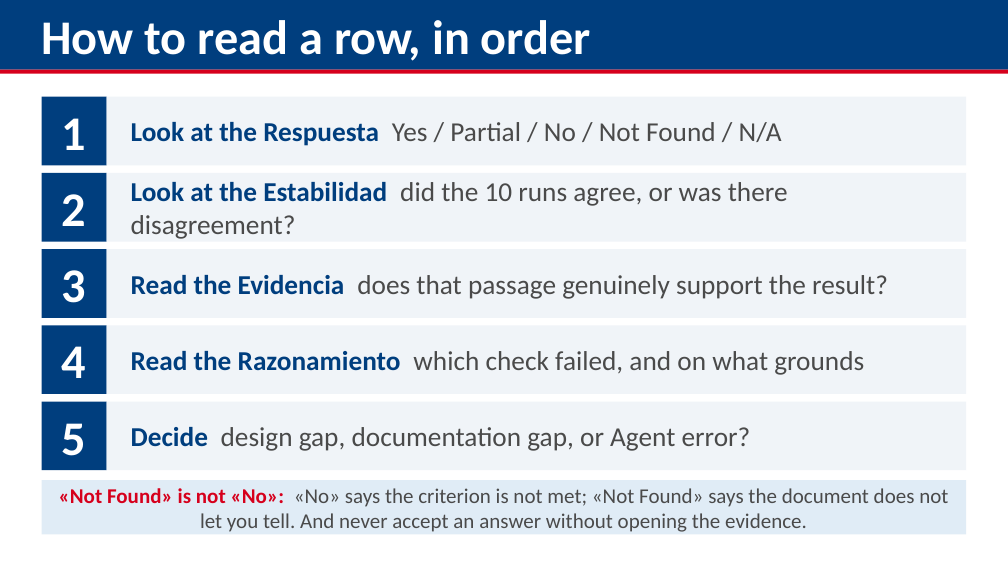
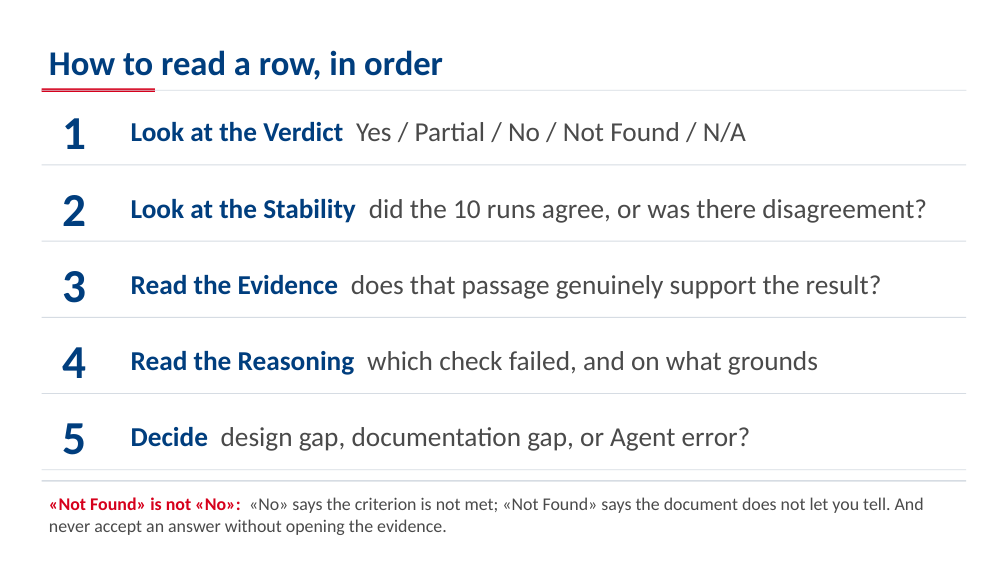
Before and after one commit to aevpsnow6-oss/deploy, a slide deck: slide 28 of presentation/capacitacion_appraisal/ILO_Appraisal_GPT_Training_Ahmed_EN.pptx (slide 23 before the commit). Drawn at 1008x567 pixels with LibreOffice and Linux fonts; fonts in the diff are those of the drawing. Boxes give left, top, right and bottom in pixels: in the first picture for what was removed or moved away, otherwise in the second. Text is boxed around its words. In the diff, an @@ line names an element or a change of style, - is before the commit and + after.

```diff
--- a/presentation/capacitacion_appraisal/ILO_Appraisal_GPT_Training_Ahmed_EN.pptx
+++ b/presentation/capacitacion_appraisal/ILO_Appraisal_GPT_Training_Ahmed_EN.pptx
@@ rectangle removed at <box>0,0,1008,70</box> @@
@@ text "How to read a row, ...": place and size @@
-text "How to read a row, ..." at <box>41,20,591,61</box>
+text "How to read a row, ..." at <box>49,50,443,80</box>
@@ text "How to read a row, ..." at <box>49,50,443,80</box>: size 46 to 33 pt, text colour #FFFFFF to #003E7E @@
@@ rectangle added at <box>42,88,155,91</box>, fill #D6001C @@
@@ rectangle: place and size @@
-rectangle at <box>0,70,1008,74</box>
+rectangle at <box>42,90,966,91</box>
@@ rectangle at <box>42,90,966,91</box>: fill #D6001C to #D6DCE3 @@
@@ rectangle removed at <box>42,97,107,166</box> @@
@@ text at <box>131,122,746,142</box>: text changed @@
-Look at the Respuesta Yes / Partial / No / Not Found / N/A
+Look at the Verdict Yes / Partial / No / Not Found / N/A
@@ rectangle: place and size @@
-rectangle at <box>107,97,966,166</box>
+rectangle at <box>42,165,966,166</box>
@@ rectangle removed at <box>42,173,107,242</box> @@
@@ text at <box>131,199,927,223</box>: text changed @@
-Look at the Estabilidad did the 10 runs agree, or was there disagreement?
+Look at the Stability did the 10 runs agree, or was there disagreement?
@@ rectangle: place and size @@
-rectangle at <box>107,173,966,242</box>
+rectangle at <box>42,240,966,241</box>
@@ rectangle removed at <box>42,250,107,318</box> @@
@@ text at <box>131,275,882,299</box>: text changed @@
-Read the Evidencia does that passage genuinely support the result?
+Read the Evidence does that passage genuinely support the result?
@@ rectangle: place and size @@
-rectangle at <box>107,250,966,318</box>
+rectangle at <box>42,317,966,318</box>
@@ rectangle removed at <box>42,325,107,394</box> @@
@@ text at <box>131,351,818,375</box>: text changed @@
-Read the Razonamiento which check failed, and on what grounds
+Read the Reasoning which check failed, and on what grounds
@@ size 46 to 45 pt, text colour #FFFFFF to #003E7E in 5 elements at <box>62,118,86,149</box>, <box>62,195,86,226</box>, <box>62,271,86,303</box>, <box>62,347,86,378</box>, <box>62,423,86,455</box> @@
@@ rectangle: place and size @@
-rectangle at <box>107,325,966,394</box>
+rectangle at <box>42,393,966,394</box>
@@ rectangle removed at <box>42,402,107,470</box> @@
@@ fill #F0F4F8 to #D6DCE3 in 5 elements at <box>42,240,966,241</box>, <box>42,317,966,318</box>, <box>42,165,966,166</box>, <box>42,393,966,394</box>, <box>42,470,966,470</box> @@
@@ rectangle: place and size @@
-rectangle at <box>107,402,966,470</box>
+rectangle at <box>42,470,966,470</box>
@@ text "«Not Found» is not «No»: ...": place and size @@
-text "«Not Found» is not «No»: ..." at <box>42,480,966,535</box>
+text "«Not Found» is not «No»: ..." at <box>49,497,924,535</box>
@@ text "«Not Found» is not «No»: ..." at <box>49,497,924,535</box>: size 20 to 17 pt; alignment centre to left; vertical alignment middle to top; fill #E0ECF6 to none @@
@@ rectangle added at <box>42,480,966,482</box>, fill #D6DCE3 @@
```
Also in this commit, not shown: 26 other slides changed, 6 slides added, 5 other files.
